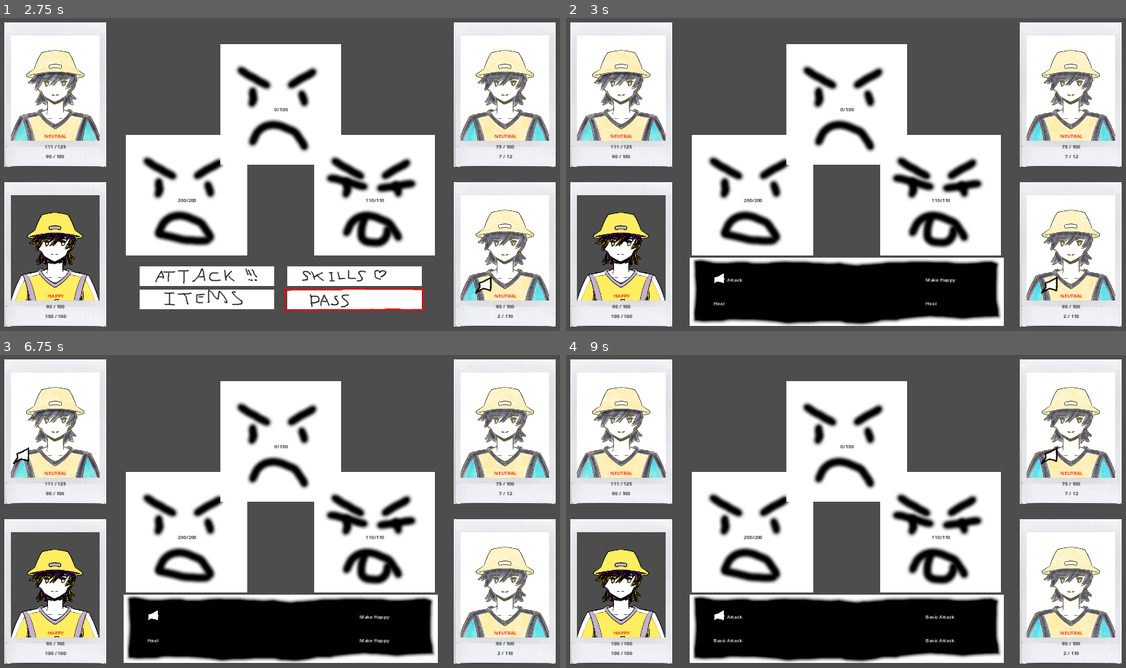
Above: before the commit, frames 1-4 (two rows, left to right).
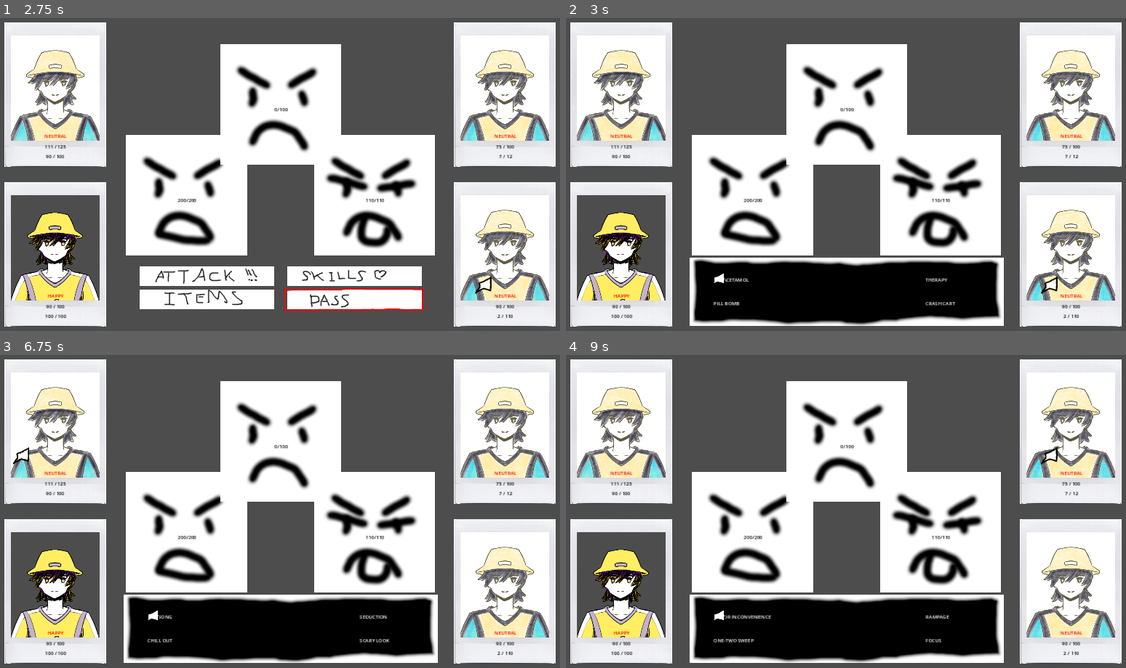
Above: after the commit, the same moments.

Repository: kaitomomotta/aquamarine-nighttimes
Game: Godot game, scene res://scenes/combat/combat_node.tscn
Same seed, same stepped clock (60 frames per second), same inputs: the game is played once before the commit and once after it.
Inputs:
- Up to frame 1 (2.75 s): tap Enter (ui_accept) at 0.5, 0.6, 0.77, 1.07, 1.35, 1.52, 1.82, 2, 2.1 s; hold Right (ui_right) 0.53-1.28 s; hold Down (ui_down) 1.28-2.03 s; hold Right (ui_right) from 2.03 s (still down)
- Up to frame 2 (3 s): release Right (ui_right) at 2.78 s; hold Up (ui_up) from 2.78 s (still down); tap Enter (ui_accept) at 2.85 s
- Up to frame 3 (6.75 s): tap Enter (ui_accept) at 3.02, 3.32, 3.6, 3.77, 4.07, 4.35, 4.52, 4.82, 5.1, 5.85, 6.02, 6.32, 6.6 s; release Up (ui_up) at 3.53 s; hold Left (ui_left) 3.53-5.03 s; hold Down (ui_down) 5.03-5.78 s; hold Right (ui_right) 5.78-6.53 s; hold Up (ui_up) from 6.53 s (still down)
- Up to frame 4 (9 s): tap Enter (ui_accept) at 6.77, 7.07, 7.35, 7.52, 7.82, 8.1, 8.85 s; release Up (ui_up) at 7.28 s; hold Right (ui_right) 7.28-8.03 s; hold Down (ui_down) 8.03-8.78 s; hold Left (ui_left) from 8.78 s (still down)

Frame 1 is identical in both runs. In frame 2, 0.2% of the frame differs, in the area x 26-70%, y 83-92%; in frame 3, 0.2%; in frame 4, 0.3%, in the area x 8-70%, y 82-93%.

Commit message:
removed copyrighted assets

Diff:
--- a/scenes/main.tscn
+++ b/scenes/main.tscn
@@ -103,10 +103,10 @@
 chr_name = "Sun"
 sprite = SubResource("SpriteFrames_nsd54")
 emotion = 1
-skill0 = 1
-skill1 = 1
-skill2 = 2
-skill3 = 3
+skill0 = 3
+skill1 = 4
+skill2 = 5
+skill3 = 6
 chr_hp = 90
 chr_sp = 100
 chr_str = 100
@@ -117,10 +117,10 @@
 chr_name = "Meteor"
 chr_enum = 1
 sprite = SubResource("SpriteFrames_fp3lg")
-skill0 = 1
-skill1 = 1
-skill2 = 1
-skill3 = 1
+skill0 = 11
+skill1 = 12
+skill2 = 13
+skill3 = 14
 chr_max_hp = 125
 chr_hp = 111
 chr_sp = 90
@@ -131,10 +131,10 @@
 chr_name = "Moon"
 chr_enum = 2
 sprite = SubResource("SpriteFrames_0k0g0")
-skill0 = 2
-skill1 = 2
-skill2 = 3
-skill3 = 3
+skill0 = 7
+skill1 = 8
+skill2 = 9
+skill3 = 10
 chr_hp = 90
 chr_max_sp = 110
 chr_sp = 2
@@ -145,10 +145,10 @@
 chr_name = "Satellite"
 chr_enum = 3
 sprite = SubResource("SpriteFrames_cxtl8")
-skill0 = 1
-skill1 = 2
-skill2 = 3
-skill3 = 2
+skill0 = 15
+skill1 = 16
+skill2 = 17
+skill3 = 18
 chr_hp = 75
 chr_max_sp = 12
 chr_sp = 7
--- a/scripts/enums.gd
+++ b/scripts/enums.gd
@@ -81,17 +81,62 @@
 	NONE = 0,
 	BASIC_ATTACK,
 	HEAL,
-	MAKE_HAPPY,
+	HAPPY_THOUGHTS,
+	COMBO_ING,
+	ENLIGHTMENT,
+	RUNAWAY,
+	SAD_SONG,
+	CHILL_OUT,
+	SEDUCTION,
+	SCARY_LOOK,
+	MINOR_INCONVENIENCE,
+	ONE_TWO_SWEEP,
+	RAMPAGE,
+	FOCUS,
+	PARACETAMOL,
+	PILL_BOMB,
+	THERAPY,
+	CRASH_CART,
 }
 
 func skill_to_str(skill: SKILLS) -> String:
 	match skill:
 		SKILLS.BASIC_ATTACK:
-			return "Basic Attack"
+			return "BASIC ATTACK"
 		SKILLS.HEAL:
-			return "Heal"
-		SKILLS.MAKE_HAPPY:
-			return "Make Happy"
+			return "HEAL"
+		SKILLS.HAPPY_THOUGHTS:
+			return "HAPPY THOUGHTS"
+		SKILLS.COMBO_ING:
+			return "COMBO-ING"
+		SKILLS.ENLIGHTMENT:
+			return "ENLIGHTMENT"
+		SKILLS.RUNAWAY:
+			return "RUN-AWAY"
+		SKILLS.SAD_SONG:
+			return "SAD SONG"
+		SKILLS.CHILL_OUT:
+			return "CHILL OUT"
+		SKILLS.SEDUCTION:
+			return "SEDUCTION"
+		SKILLS.SCARY_LOOK:
+			return "SCARY LOOK"
+		SKILLS.MINOR_INCONVENIENCE:
+			return "MINOR INCONVENIENCE"
+		SKILLS.ONE_TWO_SWEEP:
+			return "ONE-TWO SWEEP"
+		SKILLS.RAMPAGE:
+			return "RAMPAGE"
+		SKILLS.FOCUS:
+			return "FOCUS"
+		SKILLS.PARACETAMOL:
+			return "PARACETAMOL"
+		SKILLS.PILL_BOMB:
+			return "PILL BOMB"
+		SKILLS.THERAPY:
+			return "THERAPY"
+		SKILLS.CRASH_CART:
+			return "CRASH CART"
 	return "None"
 
 ## returns 0 if we need to target an enemy,
@@ -103,6 +148,4 @@
 			return 0
 		SKILLS.HEAL:
 			return 1
-		SKILLS.MAKE_HAPPY:
-			return 2
 	return 2
Binary file added: assets/images/UI/EmotionPortraitAngry.png
Not shown, changed: assets/images/UI/EmotionPortraitAngry.png.import
Binary file added: assets/images/UI/EmotionPortraitHappy.png
Not shown, changed: assets/images/UI/EmotionPortraitHappy.png.import
Binary file added: assets/images/UI/EmotionPortraitNeutral.png
Not shown, changed: assets/images/UI/EmotionPortraitNeutral.png.import
Binary file added: assets/images/UI/EmotionPortraitSad.png
Not shown, changed: assets/images/UI/EmotionPortraitSad.png.import
Binary file removed: assets/images/characters/Kaito (1).png
Binary file removed: assets/images/characters/Kirigiri (1).png
Binary file removed: assets/images/characters/Shuichi (1).png
Binary file removed: assets/images/characters/Souda (1).png
